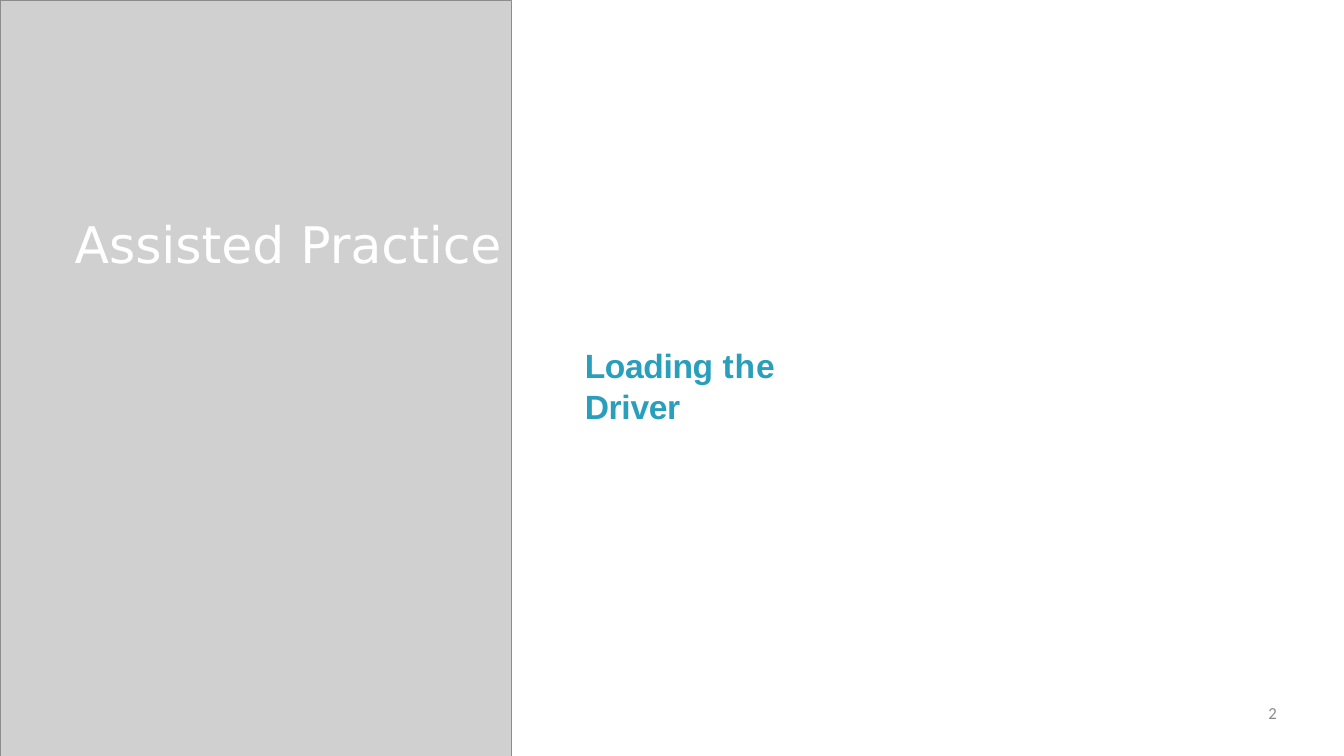
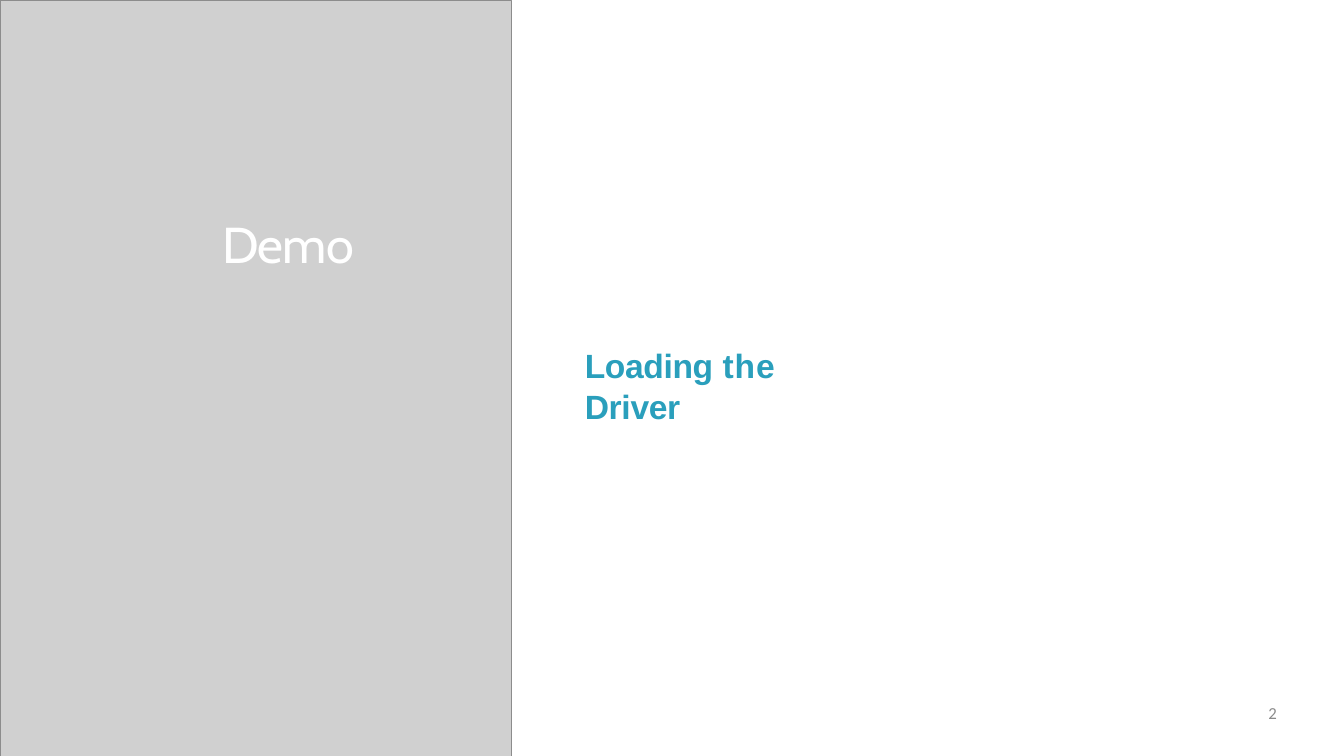
Before and after one commit to StevenJoseph19/Java, a slide deck: slide 2 of Day 6/Slides/3. Introduction to JDBC/introduction-to-jdbc-slides.pptx. Drawn at 1344x756 pixels with LibreOffice and Linux fonts; fonts in the diff are those of the drawing; grey boxes stand for pictures. Boxes give left, top, right and bottom in pixels: in the first picture for what was removed or moved away, otherwise in the second. Text is boxed around its words. In the diff, an @@ line names an element or a change of style, - is before the commit and + after.

```diff
--- a/Day 6/Slides/3. Introduction to JDBC/introduction-to-jdbc-slides.pptx
+++ b/Day 6/Slides/3. Introduction to JDBC/introduction-to-jdbc-slides.pptx
@@ text at box(222, 228, 354, 263): text changed; font DejaVu Sans to Cabin @@
-Assisted Practice
+Demo
```
Also in this commit, not shown: 8 other files.
